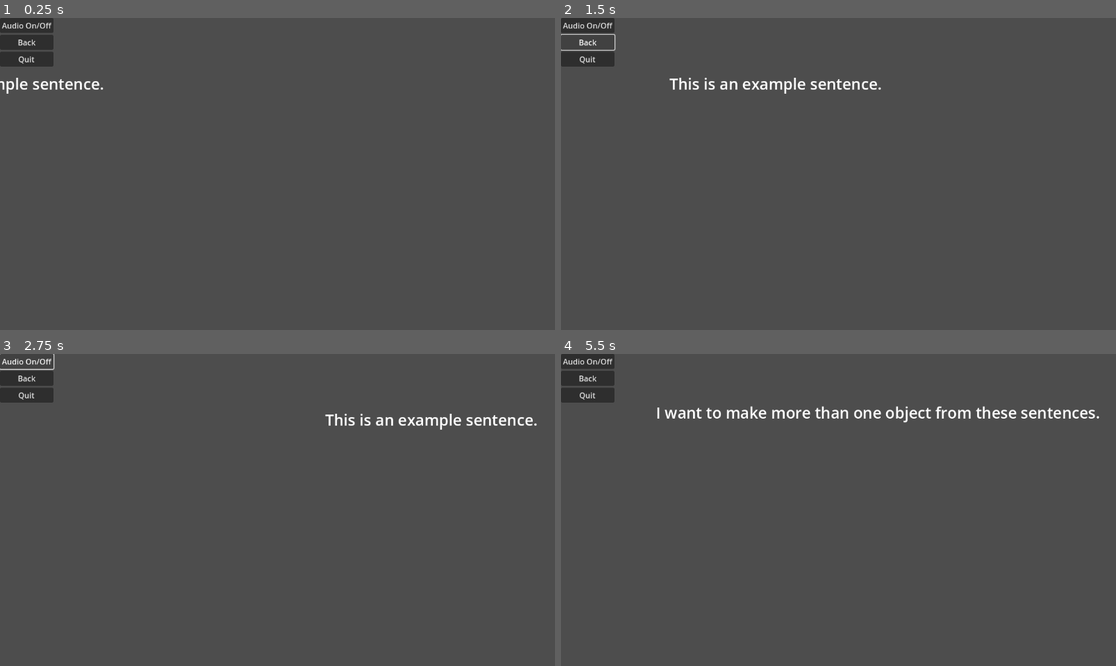
Above: before the commit, frames 1-4 (two rows, left to right).
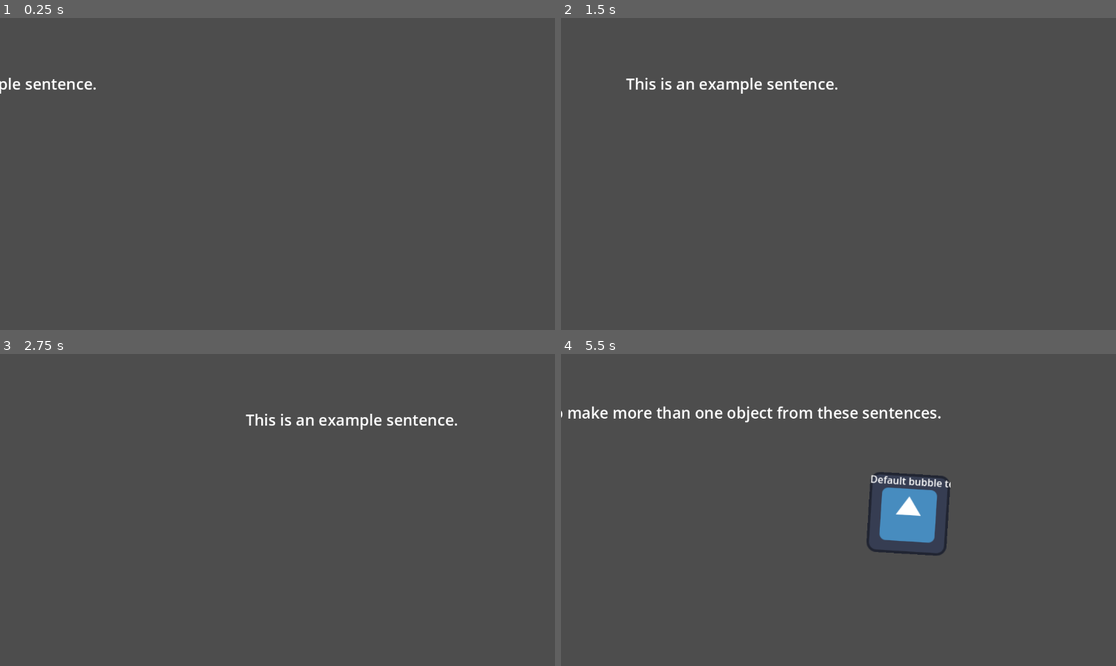
Above: after the commit, the same moments.

Repository: rdp1070/puppettalkbubbles
Game: Godot game, scene res://scenes/main.tscn
Two runs of this game, one before a commit and one after it. Both use one fixed random seed, a clock stepped at 60 frames per second and the inputs below. The engine's default icon, where the game draws it, is replaced by a stand-in: a white triangle on a blue panel in a dark square.
Inputs (mouse positions are in pixels of both pictures, inside the frame that each line leads up to):
- Up to frame 1 (0.25 s): no input
- Up to frame 2 (1.5 s): click (588, 24) at 0.5 s, where only the run before the commit has a clickable "Audio On/Off"; click (588, 42) at 1.25 s, where only the run before the commit has a clickable "Back"
- Up to frame 3 (2.75 s): click (27, 360) at 2 s, where only the run before the commit has a clickable "Audio On/Off"
- Up to frame 4 (5.5 s): click (588, 360) at 2.75 s, where only the run before the commit has a clickable "Audio On/Off"; click (633, 363) at 4.25 s, where only the run before the commit has a clickable "Default bubble text"; click "Default bubble text" at 5 s

The runs differ from the first frame. In frame 1, 1.7% of the frame differs, in the area x 0-19%, y 0-25%; in frame 2, 1.7%; in frame 3, 1.9%; in frame 4, 5.4%, in the area x 0-97%, y 0-65%.
Error before the commit: Parse Error: Identifier "Audio" not declared in the current scope. (res://scripts/options_menu.gd:14)

Commit message:
Getting pause menu to work, changing button styles

Diff:
--- a/default_bus_layout.tres
+++ b/default_bus_layout.tres
@@ -1,6 +1,7 @@
 [gd_resource type="AudioBusLayout" format=3 uid="uid://but61wlowiwf8"]
 
 [resource]
+bus/0/volume_db = -8.59515
 bus/1/name = &"BackgroundMusic"
 bus/1/solo = false
 bus/1/mute = false
--- a/project.godot
+++ b/project.godot
@@ -23,6 +23,14 @@
 
 project/assembly_name="PuppetTalkBubbles"
 
+[input]
+
+pause={
+"deadzone": 0.5,
+"events": [Object(InputEventKey,"resource_local_to_scene":false,"resource_name":"","device":-1,"window_id":0,"alt_pressed":false,"shift_pressed":false,"ctrl_pressed":false,"meta_pressed":false,"pressed":false,"keycode":0,"physical_keycode":4194305,"key_label":0,"unicode":0,"location":0,"echo":false,"script":null)
+]
+}
+
 [rendering]
 
 renderer/rendering_method="gl_compatibility"
--- a/scenes/main.tscn
+++ b/scenes/main.tscn
@@ -13,3 +13,6 @@
 bus = &"BackgroundMusic"
 
 [node name="OptionsMenu" parent="." instance=ExtResource("3_c8txr")]
+visible = false
+offset_right = 1152.0
+offset_bottom = 648.0
--- a/scenes/menu.tscn
+++ b/scenes/menu.tscn
@@ -1,39 +1,40 @@
-[gd_scene load_steps=8 format=3 uid="uid://cqs16gnwllox3"]
+[gd_scene load_steps=9 format=3 uid="uid://cqs16gnwllox3"]
 
 [ext_resource type="Script" path="res://scripts/menu.gd" id="1_j3osm"]
+[ext_resource type="AudioStream" uid="uid://bouq03iil5qv4" path="res://assets/music/Night in Venice.mp3" id="2_u6jmv"]
 
 [sub_resource type="StyleBoxEmpty" id="StyleBoxEmpty_mlo5n"]
 
 [sub_resource type="StyleBoxFlat" id="StyleBoxFlat_k0g4j"]
-bg_color = Color(1, 0.854902, 1, 0.203922)
+bg_color = Color(1, 0.356863, 0.623529, 1)
 corner_radius_top_left = 999
 corner_radius_top_right = 999
 corner_radius_bottom_right = 999
 corner_radius_bottom_left = 999
 
 [sub_resource type="StyleBoxFlat" id="StyleBoxFlat_0tkkh"]
-bg_color = Color(1, 0.729412, 1, 0.203922)
+bg_color = Color(1, 0.172549, 0.572549, 1)
 corner_radius_top_left = 999
 corner_radius_top_right = 999
 corner_radius_bottom_right = 999
 corner_radius_bottom_left = 999
 
 [sub_resource type="StyleBoxFlat" id="StyleBoxFlat_i1vlc"]
-bg_color = Color(1, 1, 1, 0.203922)
+bg_color = Color(1, 0.52549, 0.698039, 1)
 corner_radius_top_left = 999
 corner_radius_top_right = 999
 corner_radius_bottom_right = 999
 corner_radius_bottom_left = 999
 
 [sub_resource type="StyleBoxFlat" id="StyleBoxFlat_wpvux"]
-bg_color = Color(1, 0.854902, 1, 0.203922)
+bg_color = Color(1, 0.356863, 0.623529, 1)
 corner_radius_top_left = 999
 corner_radius_top_right = 999
 corner_radius_bottom_right = 999
 corner_radius_bottom_left = 999
 
 [sub_resource type="StyleBoxFlat" id="StyleBoxFlat_a8ojj"]
-bg_color = Color(1, 0.729412, 1, 0.203922)
+bg_color = Color(1, 0.172549, 0.572549, 1)
 corner_radius_top_left = 999
 corner_radius_top_right = 999
 corner_radius_bottom_right = 999
@@ -55,9 +56,9 @@
 anchor_top = 1.0
 anchor_right = 0.5
 anchor_bottom = 1.0
-offset_left = -161.0
+offset_left = -296.0
 offset_top = -367.0
-offset_right = 161.0
+offset_right = 296.0
 offset_bottom = -50.0
 grow_horizontal = 2
 grow_vertical = 0
@@ -69,6 +70,9 @@
 [node name="Play" type="Button" parent="MarginContainer/VBoxContainer"]
 layout_mode = 2
 size_flags_vertical = 3
+theme_override_colors/font_hover_color = Color(1, 1, 1, 1)
+theme_override_colors/font_pressed_color = Color(1, 1, 1, 1)
+theme_override_colors/font_color = Color(1, 1, 1, 1)
 theme_override_font_sizes/font_size = 40
 theme_override_styles/focus = SubResource("StyleBoxEmpty_mlo5n")
 theme_override_styles/hover = SubResource("StyleBoxFlat_k0g4j")
@@ -76,19 +80,25 @@
 theme_override_styles/normal = SubResource("StyleBoxFlat_i1vlc")
 text = "Play"
 
-[node name="Options" type="Button" parent="MarginContainer/VBoxContainer"]
+[node name="Audio" type="Button" parent="MarginContainer/VBoxContainer"]
 layout_mode = 2
 size_flags_vertical = 3
+theme_override_colors/font_hover_color = Color(1, 1, 1, 1)
+theme_override_colors/font_pressed_color = Color(1, 1, 1, 1)
+theme_override_colors/font_color = Color(1, 1, 1, 1)
 theme_override_font_sizes/font_size = 40
 theme_override_styles/focus = SubResource("StyleBoxEmpty_mlo5n")
 theme_override_styles/hover = SubResource("StyleBoxFlat_wpvux")
 theme_override_styles/pressed = SubResource("StyleBoxFlat_a8ojj")
 theme_override_styles/normal = SubResource("StyleBoxFlat_i1vlc")
-text = "Options"
+text = "Background Music On/Off"
 
 [node name="Quit" type="Button" parent="MarginContainer/VBoxContainer"]
 layout_mode = 2
 size_flags_vertical = 3
+theme_override_colors/font_hover_color = Color(1, 1, 1, 1)
+theme_override_colors/font_pressed_color = Color(1, 1, 1, 1)
+theme_override_colors/font_color = Color(1, 1, 1, 1)
 theme_override_font_sizes/font_size = 40
 theme_override_styles/focus = SubResource("StyleBoxEmpty_mlo5n")
 theme_override_styles/hover = SubResource("StyleBoxFlat_wpvux")
@@ -96,6 +106,11 @@
 theme_override_styles/normal = SubResource("StyleBoxFlat_i1vlc")
 text = "Quit"
 
+[node name="AudioStreamPlayer" type="AudioStreamPlayer" parent="."]
+stream = ExtResource("2_u6jmv")
+autoplay = true
+bus = &"BackgroundMusic"
+
 [connection signal="pressed" from="MarginContainer/VBoxContainer/Play" to="." method="_on_play_pressed"]
-[connection signal="pressed" from="MarginContainer/VBoxContainer/Options" to="." method="_on_options_pressed"]
+[connection signal="pressed" from="MarginContainer/VBoxContainer/Audio" to="." method="_on_audio_pressed"]
 [connection signal="pressed" from="MarginContainer/VBoxContainer/Quit" to="." method="_on_quit_pressed"]
--- a/scenes/optionsMenu.tscn
+++ b/scenes/optionsMenu.tscn
@@ -1,6 +1,38 @@
-[gd_scene load_steps=2 format=3 uid="uid://bswpnjcoljtht"]
+[gd_scene load_steps=8 format=3 uid="uid://bswpnjcoljtht"]
 
 [ext_resource type="Script" path="res://scripts/options_menu.gd" id="1_ycbg6"]
+
+[sub_resource type="StyleBoxEmpty" id="StyleBoxEmpty_0n3ro"]
+
+[sub_resource type="StyleBoxFlat" id="StyleBoxFlat_a7ghc"]
+bg_color = Color(0.999997, 0.357686, 0.623662, 1)
+corner_radius_top_left = 999
+corner_radius_top_right = 999
+corner_radius_bottom_right = 999
+corner_radius_bottom_left = 999
+
+[sub_resource type="StyleBoxFlat" id="StyleBoxFlat_3qni1"]
+bg_color = Color(0.999999, 0.170815, 0.572376, 1)
+corner_radius_top_left = 999
+corner_radius_top_right = 999
+corner_radius_bottom_right = 999
+corner_radius_bottom_left = 999
+
+[sub_resource type="StyleBoxFlat" id="StyleBoxFlat_amxiv"]
+bg_color = Color(0.999999, 0.527251, 0.697518, 1)
+corner_radius_top_left = 999
+corner_radius_top_right = 999
+corner_radius_bottom_right = 999
+corner_radius_bottom_left = 999
+
+[sub_resource type="StyleBoxEmpty" id="StyleBoxEmpty_yqfwb"]
+
+[sub_resource type="StyleBoxFlat" id="StyleBoxFlat_inhjh"]
+bg_color = Color(1, 0.172549, 0.572549, 1)
+corner_radius_top_left = 999
+corner_radius_top_right = 999
+corner_radius_bottom_right = 999
+corner_radius_bottom_left = 999
 
 [node name="OptionsMenu" type="Control"]
 layout_mode = 3
@@ -9,28 +41,61 @@
 anchor_bottom = 1.0
 grow_horizontal = 2
 grow_vertical = 2
+size_flags_horizontal = 3
 script = ExtResource("1_ycbg6")
 
+[node name="ColorRect" type="ColorRect" parent="."]
+layout_mode = 1
+anchors_preset = 15
+anchor_right = 1.0
+anchor_bottom = 1.0
+grow_horizontal = 2
+grow_vertical = 2
+color = Color(0.733333, 0.843137, 1, 0.435294)
+
 [node name="MarginContainer" type="MarginContainer" parent="."]
-layout_mode = 0
-offset_right = 40.0
-offset_bottom = 40.0
+layout_mode = 1
+anchors_preset = 8
+anchor_left = 0.5
+anchor_top = 0.5
+anchor_right = 0.5
+anchor_bottom = 0.5
+offset_left = -300.0
+offset_top = -122.0
+offset_right = 300.0
+offset_bottom = 122.0
+grow_horizontal = 2
+grow_vertical = 2
 
-[node name="VBoxContainer" type="VBoxContainer" parent="MarginContainer"]
+[node name="VBoxContainer2" type="VBoxContainer" parent="MarginContainer"]
 layout_mode = 2
+theme_override_constants/separation = 37
 
-[node name="Audio" type="Button" parent="MarginContainer/VBoxContainer"]
+[node name="Audio" type="Button" parent="MarginContainer/VBoxContainer2"]
 layout_mode = 2
-text = "Audio On/Off"
+size_flags_vertical = 3
+theme_override_colors/font_hover_color = Color(1, 1, 1, 1)
+theme_override_colors/font_pressed_color = Color(1, 1, 1, 1)
+theme_override_colors/font_color = Color(1, 1, 1, 1)
+theme_override_font_sizes/font_size = 40
+theme_override_styles/focus = SubResource("StyleBoxEmpty_0n3ro")
+theme_override_styles/hover = SubResource("StyleBoxFlat_a7ghc")
+theme_override_styles/pressed = SubResource("StyleBoxFlat_3qni1")
+theme_override_styles/normal = SubResource("StyleBoxFlat_amxiv")
+text = "Background Music On/Off"
 
-[node name="Back" type="Button" parent="MarginContainer/VBoxContainer"]
+[node name="Quit" type="Button" parent="MarginContainer/VBoxContainer2"]
 layout_mode = 2
-text = "Back"
-
-[node name="Quit" type="Button" parent="MarginContainer/VBoxContainer"]
-layout_mode = 2
+size_flags_vertical = 3
+theme_override_colors/font_hover_color = Color(1, 1, 1, 1)
+theme_override_colors/font_pressed_color = Color(1, 1, 1, 1)
+theme_override_colors/font_color = Color(1, 1, 1, 1)
+theme_override_font_sizes/font_size = 40
+theme_override_styles/focus = SubResource("StyleBoxEmpty_yqfwb")
+theme_override_styles/hover = SubResource("StyleBoxFlat_a7ghc")
+theme_override_styles/pressed = SubResource("StyleBoxFlat_inhjh")
+theme_override_styles/normal = SubResource("StyleBoxFlat_amxiv")
 text = "Quit"
 
-[connection signal="pressed" from="MarginContainer/VBoxContainer/Audio" to="." method="_on_audio_pressed"]
-[connection signal="pressed" from="MarginContainer/VBoxContainer/Back" to="." method="_on_back_pressed"]
-[connection signal="pressed" from="MarginContainer/VBoxContainer/Quit" to="." method="_on_quit_pressed"]
+[connection signal="pressed" from="MarginContainer/VBoxContainer2/Audio" to="." method="_on_audio_pressed"]
+[connection signal="pressed" from="MarginContainer/VBoxContainer2/Quit" to="." method="_on_quit_pressed"]
--- a/scripts/ScrollText.gd
+++ b/scripts/ScrollText.gd
@@ -5,7 +5,7 @@
 
 @onready var textLabel = $RichTextLabel
 
-@export var speed:int = 6
+@export var speed:int = 300
 @export var scrolling_text:String = "This is the default text."
 @export_color_no_alpha var text_color:Color = Color.BLACK
 
@@ -54,7 +54,7 @@
 func moving(delta: float) -> void:
 	#print_debug("in moving")
 	# I feel like delta is supposed to be involved in this calculation of movement somehow :?
-	self.global_position.x = self.global_position.x + (speed)
+	self.global_position.x = self.global_position.x + (speed) * delta
 	pass
 
 func isPositionOffScreen() -> bool:
--- a/scripts/main.gd
+++ b/scripts/main.gd
@@ -3,6 +3,9 @@
 # preload the scene file we are making instances of
 var ScrollText = preload("res://scenes/ScrollText.tscn")
 var TextBubble = preload("res://scenes/TextBubble.tscn")
+
+# reference to Options Menu
+@onready var optionsMenu = $OptionsMenu
 
 # load in the file reference itself here
 var text_file_location = "res://assets/exampleText.txt"
@@ -13,11 +16,14 @@
 
 var current_level: int = 0
 
+var paused = false
+
 # Called when the node enters the scene tree for the first time.
 func _ready() -> void:
 	setUp()
 	scrollWords()
 	pass # Replace with function body.
+	optionsMenu.z_index = 100
 
 func reset():
 	popAllBubbles()
@@ -78,7 +84,18 @@
 
 # Called every frame. 'delta' is the elapsed time since the previous frame.
 func _process(delta: float) -> void:
-	pass
+	if Input.is_action_just_pressed("pause"):
+		_optionsMenu()
+
+func _optionsMenu():
+	if paused:
+		optionsMenu.hide()
+		Engine.time_scale = 1
+	else:
+		optionsMenu.show()
+		Engine.time_scale = 0
+
+	paused = !paused
 
 func activateSelectMode():
 #	 go over the remaining bubbles on the screen and turn score mode on
--- a/scripts/menu.gd
+++ b/scripts/menu.gd
@@ -6,13 +6,10 @@
 	get_tree().change_scene_to_file("res://scenes/main.tscn")
 
 
+func _on_quit_pressed():
+	get_tree().quit()
 
 
-func _on_options_pressed():
-	get_tree().change_scene_to_file("res://scenes/optionsMenu.tscn")
-
-
-
-
-func _on_quit_pressed():
-	get_tree().quit()
+func _on_audio_pressed():
+	var masterBusIndex = AudioServer.get_bus_index("Master")
+	AudioServer.set_bus_mute(masterBusIndex, !AudioServer.is_bus_mute(masterBusIndex))
--- a/scripts/options_menu.gd
+++ b/scripts/options_menu.gd
@@ -1,14 +1,11 @@
 extends Control
 
-
-
-func _on_back_pressed():
-	get_tree().change_scene_to_file("res://scenes/menu.tscn")
+func setUp() -> void:
+	self.z_index = 100
 
 func _on_quit_pressed():
 	get_tree().quit()
 
-
 func _on_audio_pressed():
 	var masterBusIndex = AudioServer.get_bus_index("Master")
-	Audio
+	AudioServer.set_bus_mute(masterBusIndex, !AudioServer.is_bus_mute(masterBusIndex))
